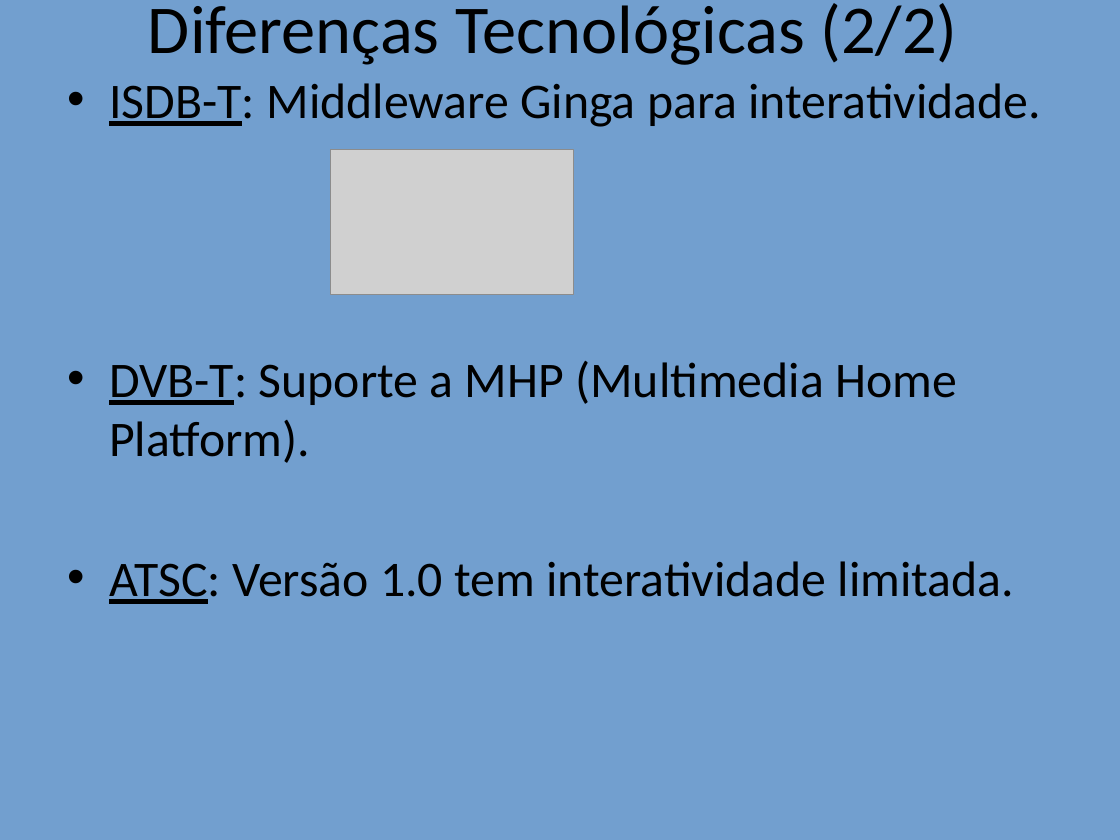
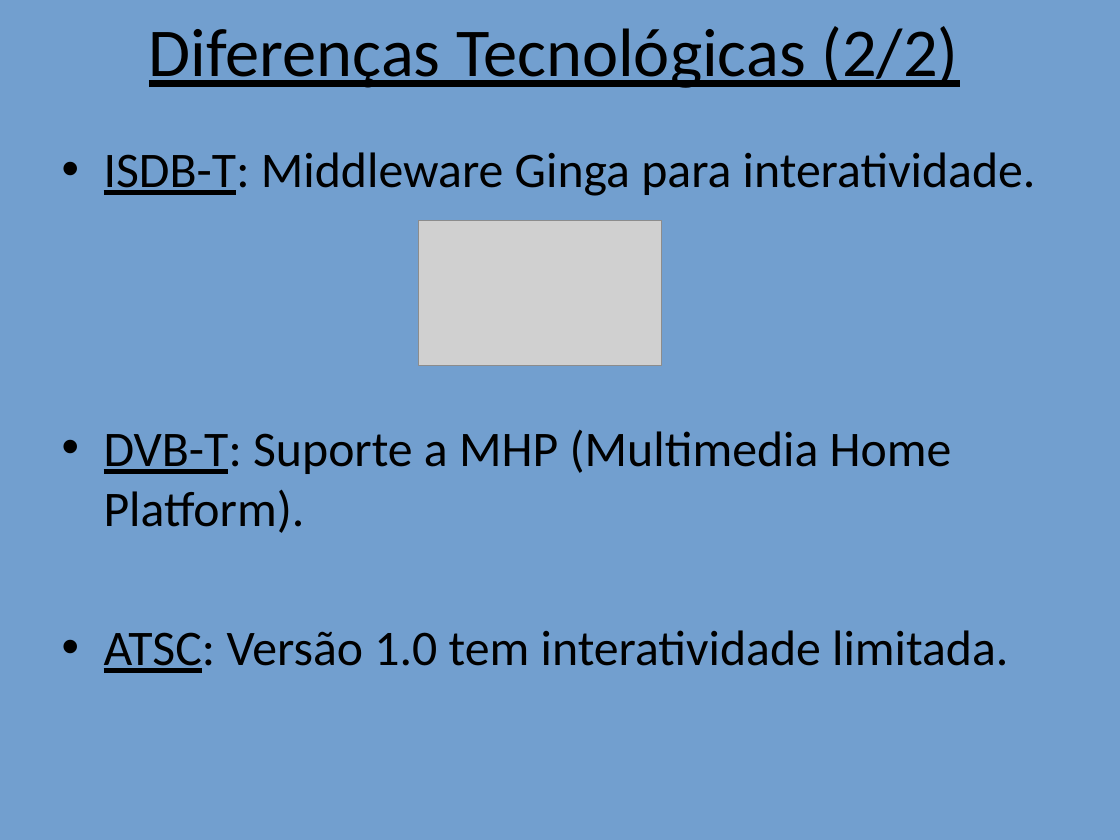
Before and after one commit to alenior/IFCE, a slide deck: slide 6 of P7/TV DIGITAL/Comparacao_TV_Digital_Com_Imagens.odp. Drawn at 1120x840 pixels with LibreOffice and Linux fonts; fonts in the diff are those of the drawing; grey boxes stand for pictures. Boxes give left, top, right and bottom in pixels: in the first picture for what was removed or moved away, otherwise in the second. Text is boxed around its words. In the diff, an @@ line names an element or a change of style, - is before the commit and + after.

```diff
--- a/P7/TV DIGITAL/Comparacao_TV_Digital_Com_Imagens.odp
+++ b/P7/TV DIGITAL/Comparacao_TV_Digital_Com_Imagens.odp
@@ title "Diferenças Tecnológicas (2/2)" moved from (x1=148, y1=3, x2=957, y2=65) to (x1=149, y1=26, x2=958, y2=88) @@
@@ title "Diferenças Tecnológicas (2/2)" at (x1=149, y1=26, x2=958, y2=88): underline on @@
@@ text "ISDB-T: Middleware Ginga para interatividade." moved from (x1=109, y1=83, x2=1041, y2=604) to (x1=104, y1=152, x2=1036, y2=673) @@
@@ picture moved from (x1=330, y1=149, x2=573, y2=295) to (x1=419, y1=221, x2=662, y2=366) @@
```
Also in this commit, not shown: 12 other slides changed, 1 slide added, 6 other files.
